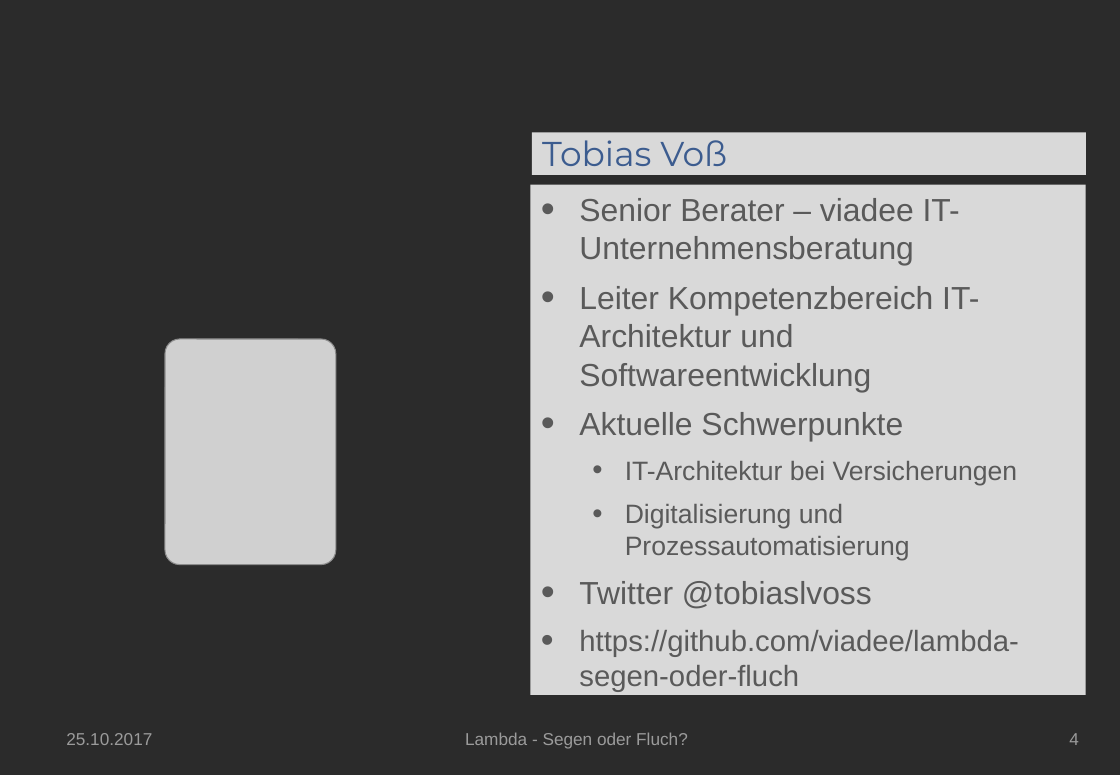
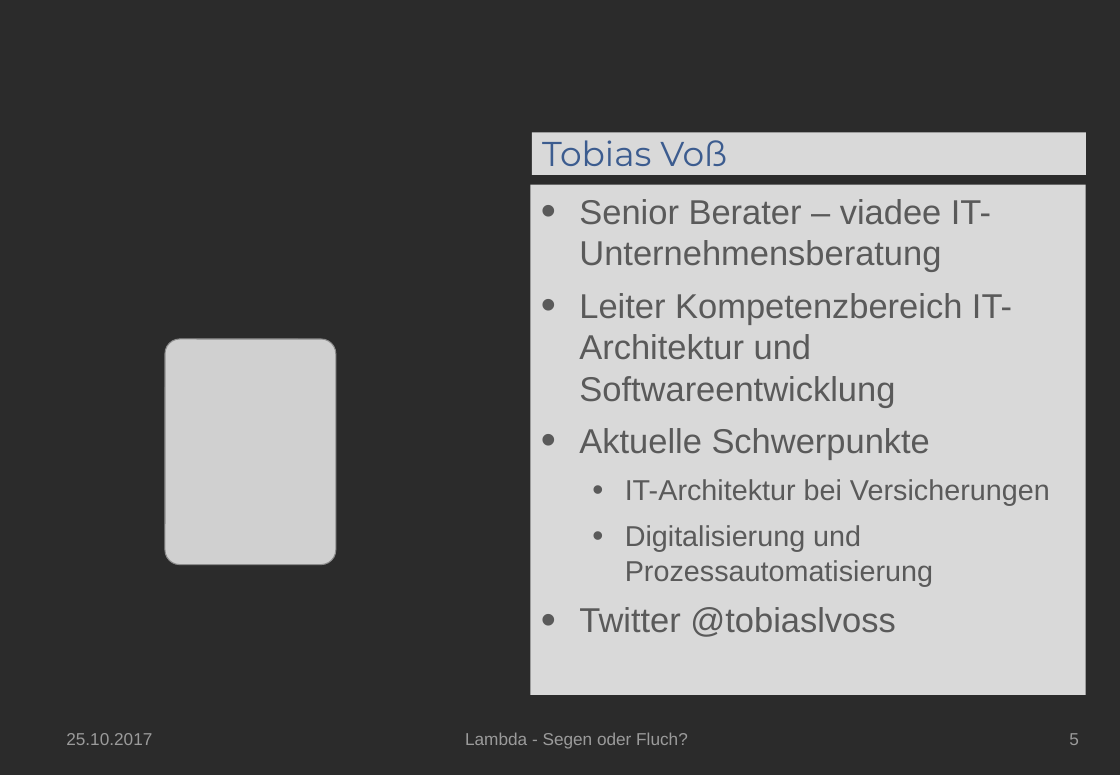
Before and after one commit to cnockemann/lambda-segen-oder-fluch, a slide deck: slide 5 of doc/Lambda-Segen-oder-Fluch.pptx (slide 4 before the commit). Drawn at 1120x775 pixels with LibreOffice and Linux fonts; fonts in the diff are those of the drawing; grey boxes stand for pictures; background and template pictures are left out; a plain dark background stands for a picture behind light text. Boxes give left, top, right and bottom in pixels: in the first picture for what was removed or moved away, otherwise in the second. Text is boxed around its words. In the diff, an @@ line names an element or a change of style, - is before the commit and + after.

Commit message:
JAVA-570 Github-Link

```diff
--- a/doc/Lambda-Segen-oder-Fluch.pptx
+++ b/doc/Lambda-Segen-oder-Fluch.pptx
@@ text "Senior Berater – viadee IT-Unternehmensberatung" at [531,185,1086,696]: size 22.2 to 24 pt in "Senior Berater – viadee IT-Unternehmensberatung", "Leiter Kompetenzbereich IT-Architektur und Softwareentwicklu ...", "Aktuelle Schwerpunkte", "Twitter @tobiaslvoss"; size 18.5 to 20 pt in "IT-Architektur bei Versicherungen", "Digitalisierung und Prozessautomatisierung" @@
@@ text at [579,630,1018,692]: paragraph removed @@
-• https://github.com/viadee/lambda-segen-oder-fluch
@@ page number at [1069,733,1079,745]: text changed @@
-4
+5
```
Also in this commit, not shown: 1 other slide changed, 1 slide added.
